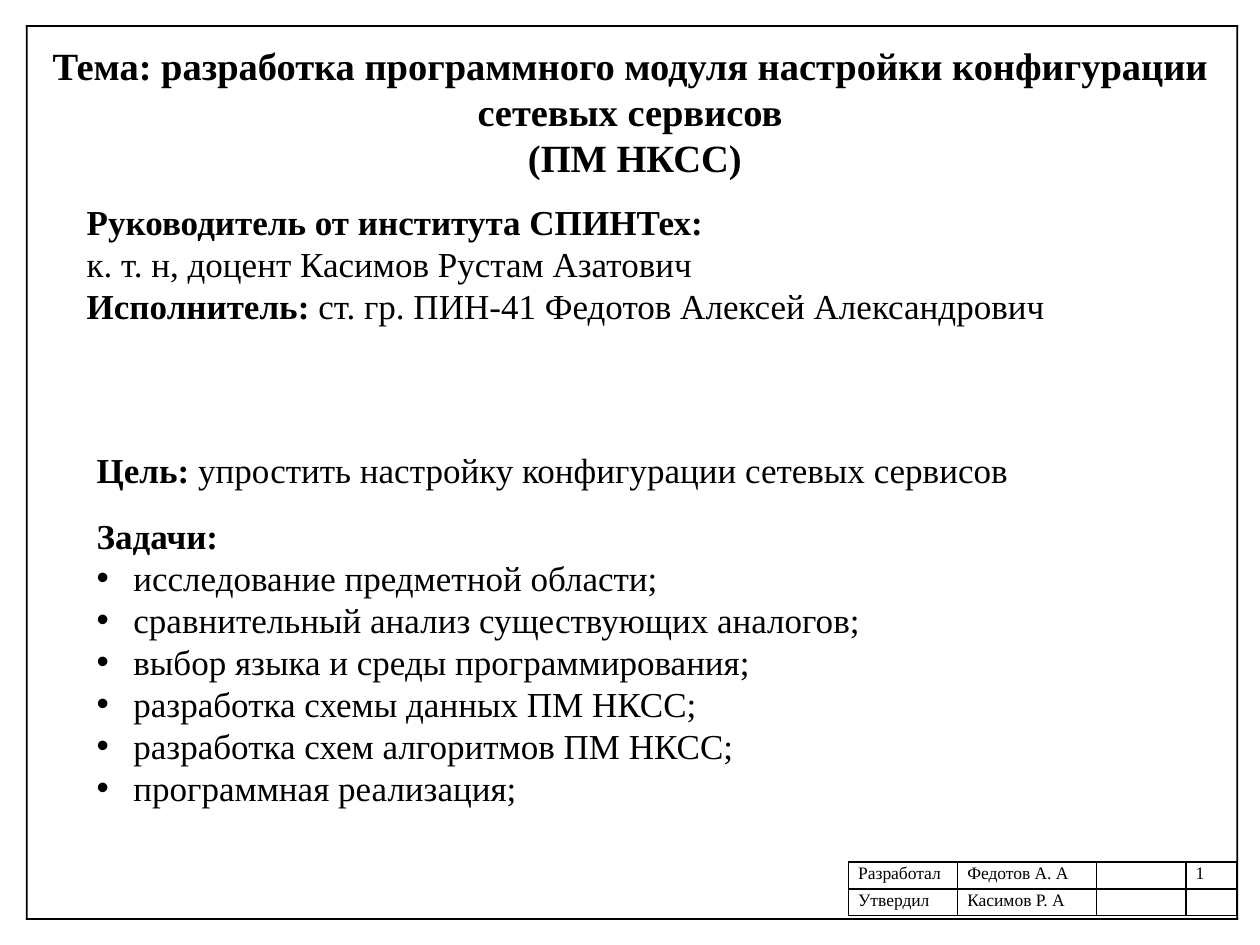
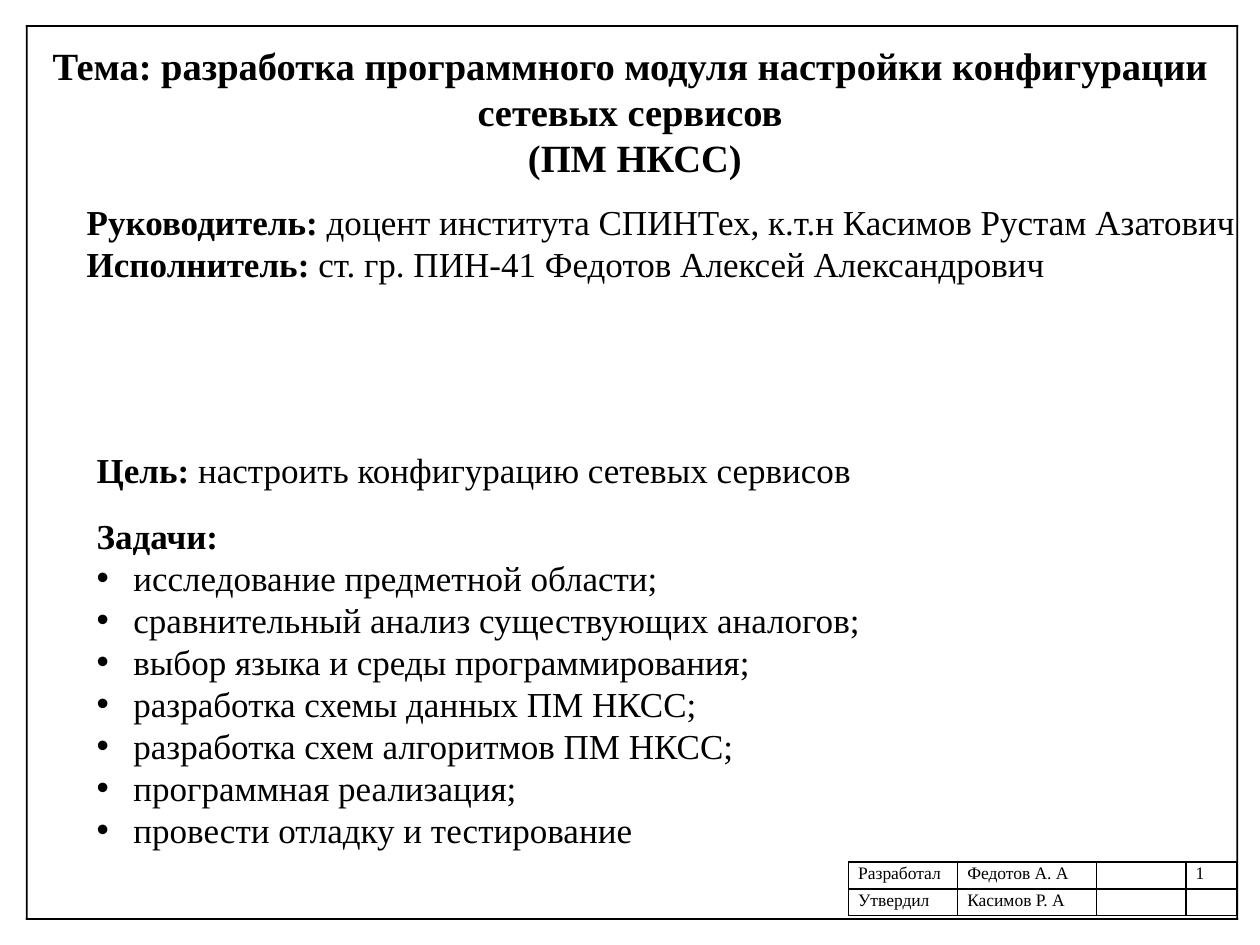
Before and after one commit to Shurpumpel/diplom, a slide deck: slide 1 of крайняя/Федотов_ПИН-41_Презентация.pptx. Drawn at 1260x945 pixels with LibreOffice and Linux fonts; fonts in the diff are those of the drawing. Boxes give left, top, right and bottom in pixels: in the first picture for what was removed or moved away, otherwise in the second. Text is boxed around its words. In the diff, an @@ line names an element or a change of style, - is before the commit and + after.

```diff
--- a/крайняя/Федотов_ПИН-41_Презентация.pptx
+++ b/крайняя/Федотов_ПИН-41_Презентация.pptx
@@ text at [87,211,1234,243]: text changed @@
-Руководитель от института СПИНТех:
-к. т. н, доцент Касимов Рустам Азатович
+Руководитель: доцент института СПИНТех, к.т.н Касимов Рустам Азатович
@@ text at [97,458,851,491]: text changed @@
-Цель: упростить настройку конфигурации сетевых сервисов
+Цель: настроить конфигурацию сетевых сервисов
@@ text at [133,826,632,850]: paragraph added @@
+• провести отладку и тестирование
```
Also in this commit, not shown: 7 other slides changed, 4 other files.
